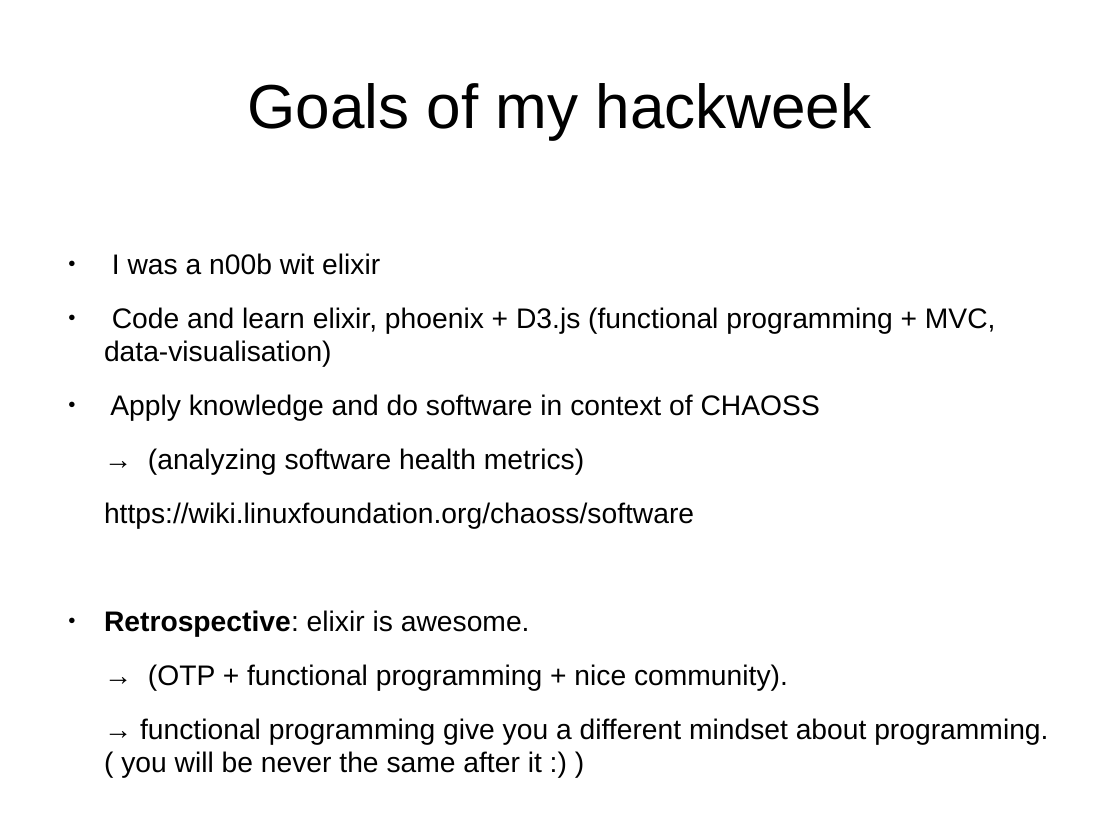
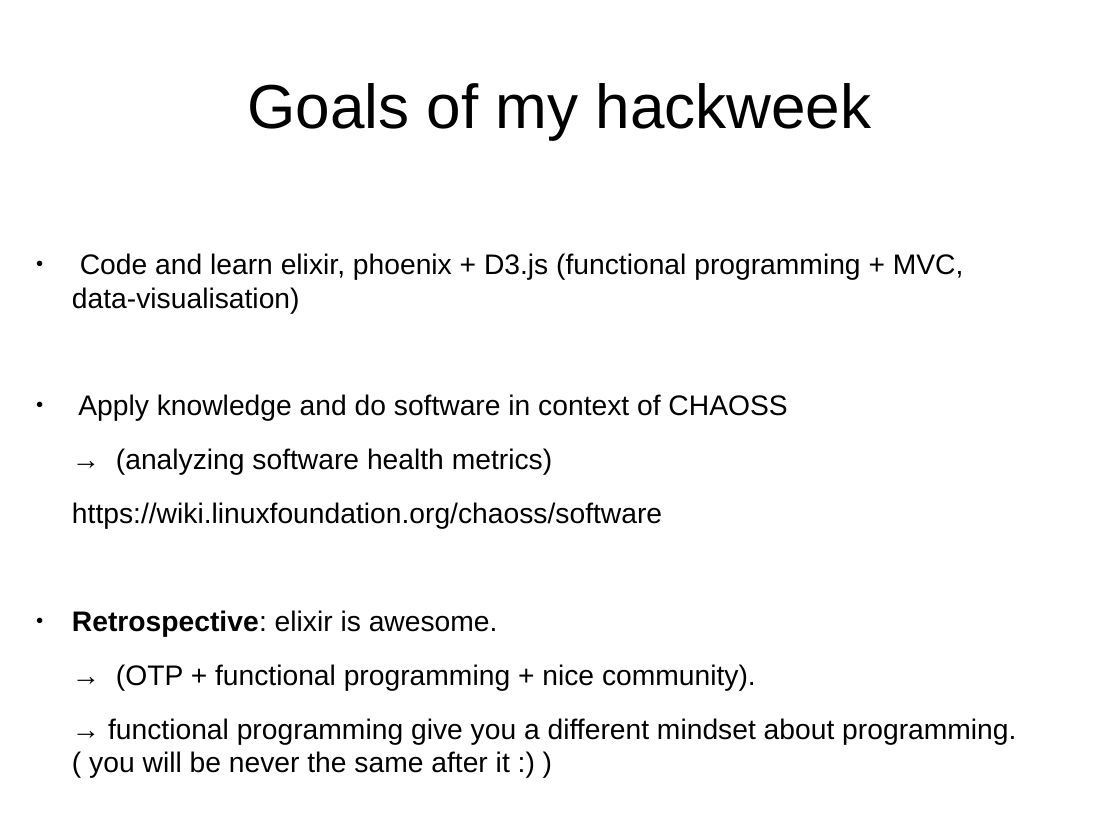
Before and after one commit to MalloZup/presentations, a slide deck: slide 8 of 2018/hackweek/elixir.odp (slide 7 before the commit). Drawn at 1120x840 pixels with LibreOffice and Linux fonts; fonts in the diff are those of the drawing. Boxes give left, top, right and bottom in pixels: in the first picture for what was removed or moved away, otherwise in the second. Text is boxed around its words. In the diff, an @@ line names an element or a change of style, - is before the commit and + after.

```diff
--- a/2018/hackweek/elixir.odp
+++ b/2018/hackweek/elixir.odp
@@ text "Code and learn elixir, phoenix ...": place and size @@
-text "Code and learn elixir, phoenix ..." at [104,253,1048,778]
+text "Code and learn elixir, phoenix ..." at [72,253,1016,778]
@@ text at [112,253,380,275]: paragraph removed @@
-● I was a n00b wit elixir
```
Also in this commit, not shown: 5 other slides changed, 1 slide added.
